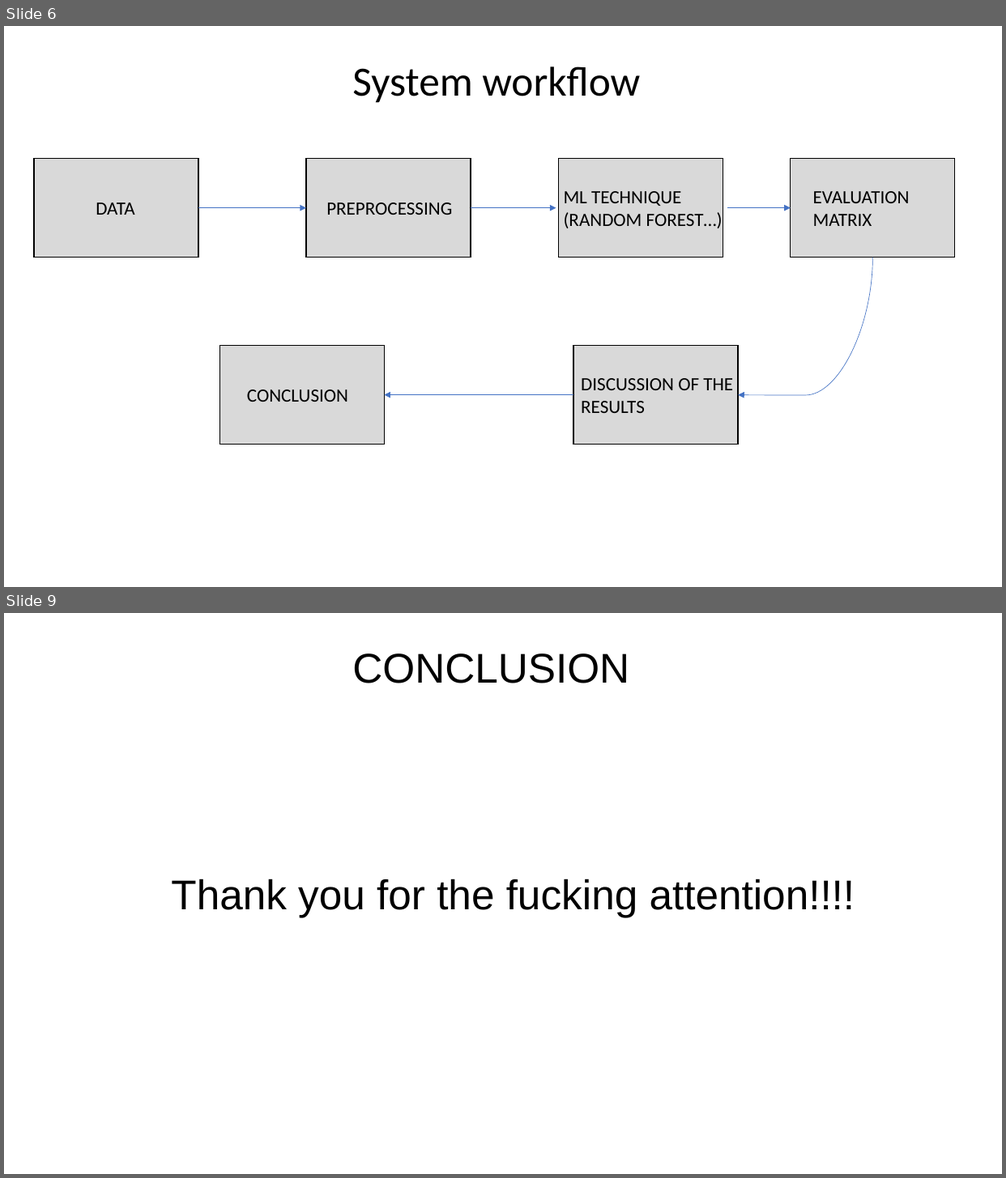
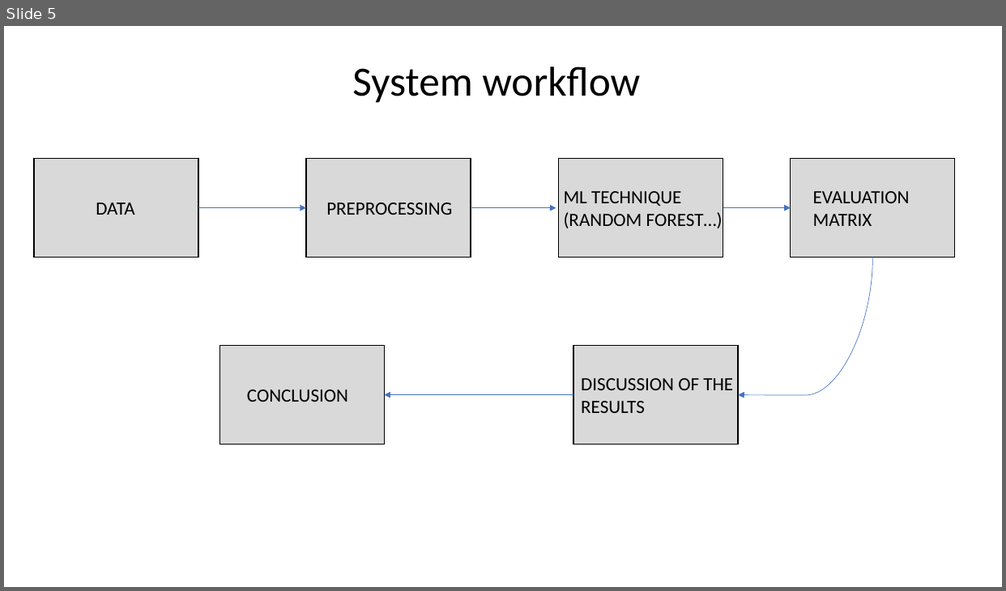
Before and after one commit to alessandro-maccario/Data_Mining_and_Neurocomputing, a slide deck: Data_Mining_Presentation.pptx. Shown one above the other, each under a label of ours: slides 6 and 9 before the commit, slide 5 after it; the slides between them are not shown. The pictures are 1006x1178 and 1006x591 pixels, drawn with LibreOffice and Linux fonts; fonts in the diff are those of the drawing. Boxes give left, top, right and bottom in pixels: in the first picture for what was removed or moved away, otherwise in the second. Text is boxed around its words. In the diff, an @@ line names an element or a change of style, - is before the commit and + after.

```diff
--- a/Data_Mining_Presentation.pptx
+++ b/Data_Mining_Presentation.pptx
@@ slide 9 removed at [4, 613, 1002, 1174], background #FFFFFF @@
@@ text removed at [352, 653, 629, 683] @@
-CONCLUSION
@@ text removed at [171, 879, 855, 918] @@
-Thank you for the fucking attention!!!!
@@ what was slide 6 is now slide 5 @@
```
Also in this commit, not shown: 7 other slides changed, 1 slide added, 1 other slide removed.
